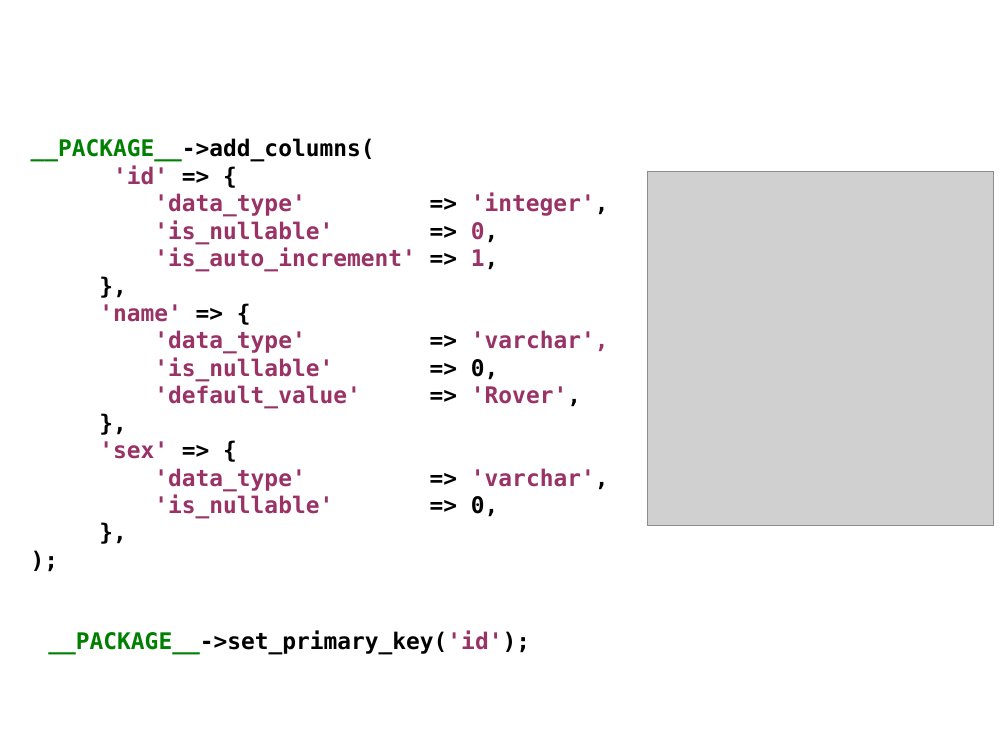
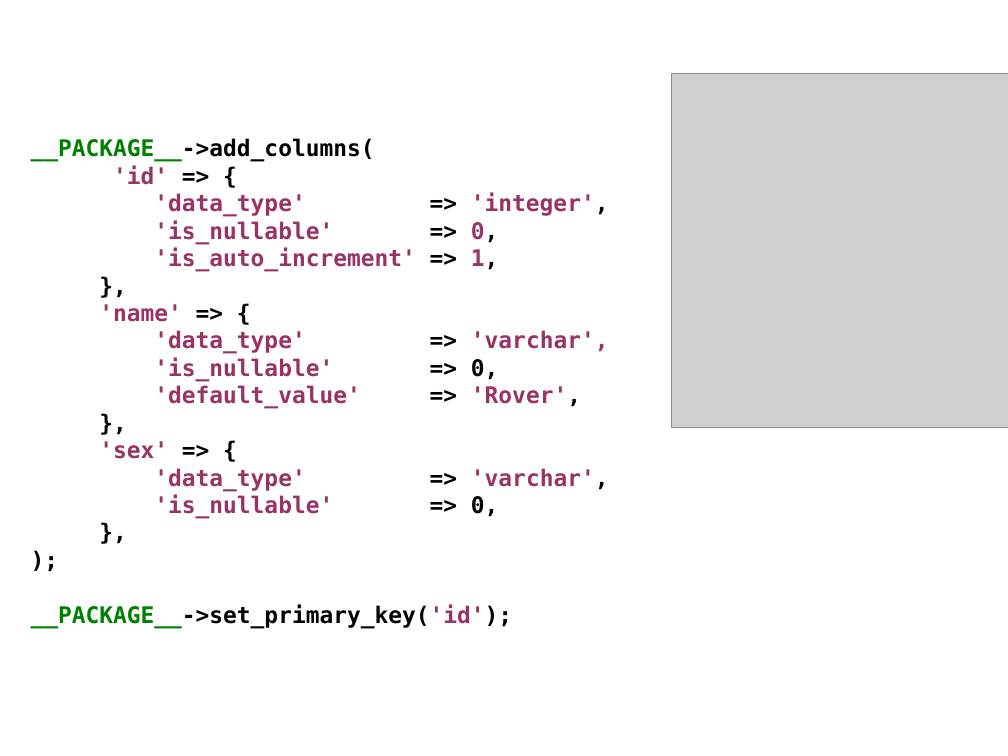
Before and after one commit to erezschatz/Presentation, a slide deck: slide 17 of dbix-class.odp (slide 16 before the commit). Drawn at 1008x756 pixels with LibreOffice and Linux fonts; fonts in the diff are those of the drawing; grey boxes stand for pictures. Boxes give left, top, right and bottom in pixels: in the first picture for what was removed or moved away, otherwise in the second. Text is boxed around its words. In the diff, an @@ line names an element or a change of style, - is before the commit and + after.

```diff
--- a/dbix-class.odp
+++ b/dbix-class.odp
@@ picture resized from (x1=649, y1=172, x2=994, y2=526) to (x1=671, y1=73, x2=1008, y2=427) @@
@@ text at (x1=31, y1=604, x2=513, y2=629): paragraph added @@
+__PACKAGE__->set_primary_key('id');
@@ text removed at (x1=48, y1=631, x2=530, y2=655) @@
-__PACKAGE__->set_primary_key('id');
```
Also in this commit, not shown: 5 other slides changed, 10 slides added, 2 other files.
